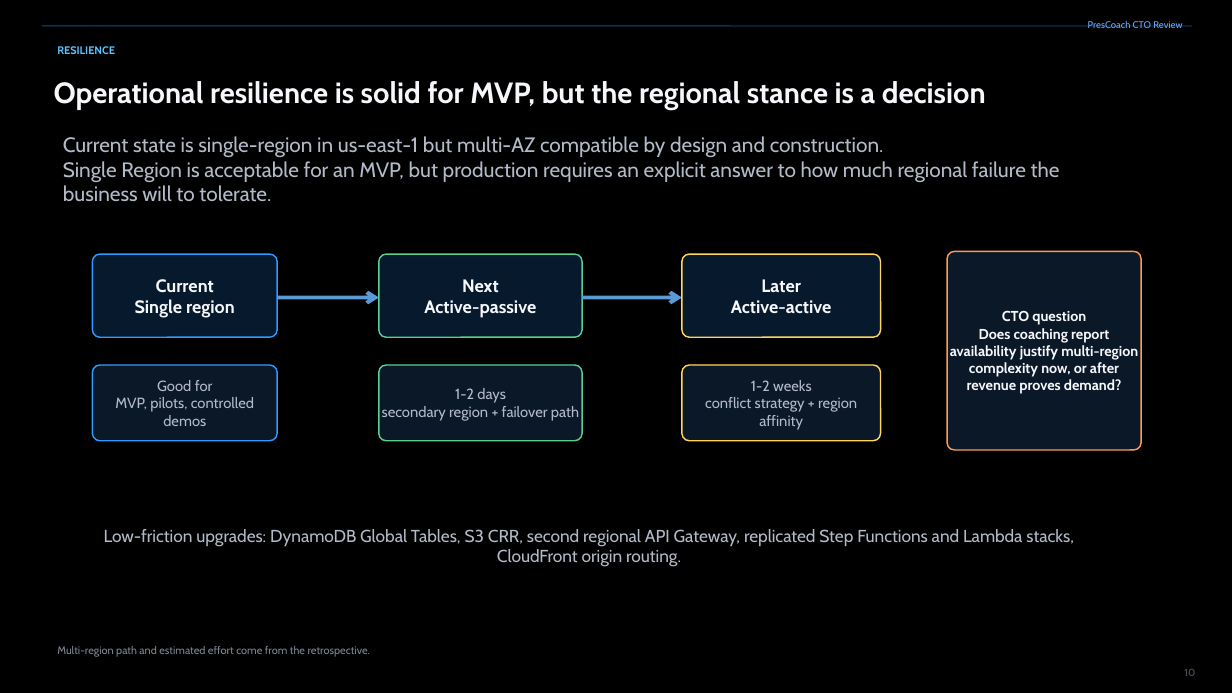
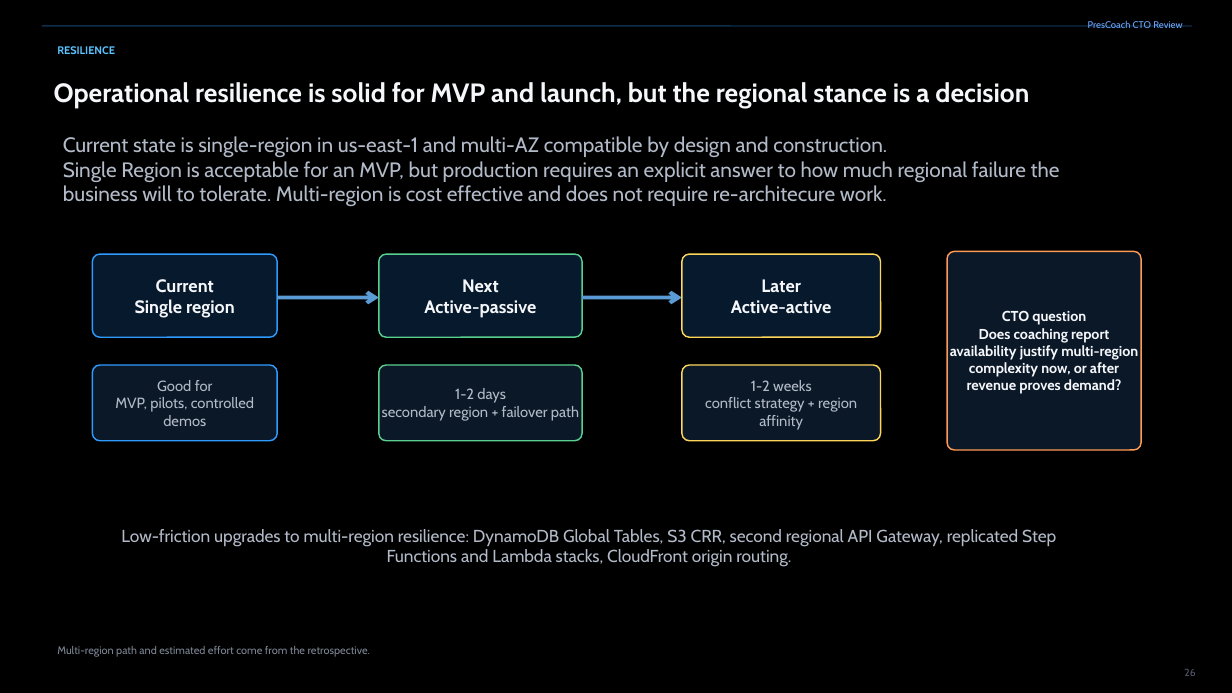
Before and after one commit to michaelgeiser/kiro-agentcore-app, a slide deck: slide 26 of documentation/PresCoach_slides.pptx (slide 10 before the commit). Drawn at 1232x693 pixels with LibreOffice and Linux fonts; fonts in the diff are those of the drawing. Boxes give left, top, right and bottom in pixels: in the first picture for what was removed or moved away, otherwise in the second. Text is boxed around its words. In the diff, an @@ line names an element or a change of style, - is before the commit and + after.

```diff
--- a/documentation/PresCoach_slides.pptx
+++ b/documentation/PresCoach_slides.pptx
@@ text at <box>54,82,1029,108</box>: text changed; size 22.9 to 20.6 pt @@
-Operational resilience is solid for MVP, but the regional stance is a decision
+Operational resilience is solid for MVP and launch, but the regional stance is a decision
@@ text at <box>63,136,1060,206</box>: text changed @@
-Current state is single-region in us-east-1 but multi-AZ compatible by design and construction.
-Single Region is acceptable for an MVP, but production requires an explicit answer to how much regional failure the business will to tolerate.
+Current state is single-region in us-east-1 and multi-AZ compatible by design and construction.
+Single Region is acceptable for an MVP, but production requires an explicit answer to how much regional failure the business will to tolerate. Multi-region is cost effective and does not require re-architecure work.
@@ text at <box>121,529,1056,567</box>: text changed @@
-Low-friction upgrades: DynamoDB Global Tables, S3 CRR, second regional API Gateway, replicated Step Functions and Lambda stacks, CloudFront origin routing.
+Low-friction upgrades to multi-region resilience: DynamoDB Global Tables, S3 CRR, second regional API Gateway, replicated Step Functions and Lambda stacks, CloudFront origin routing.
@@ page number at <box>1184,669,1195,676</box>: text changed @@
-10
+26
```
Also in this commit, not shown: 18 other slides changed, 7 slides added, 1 other file.
